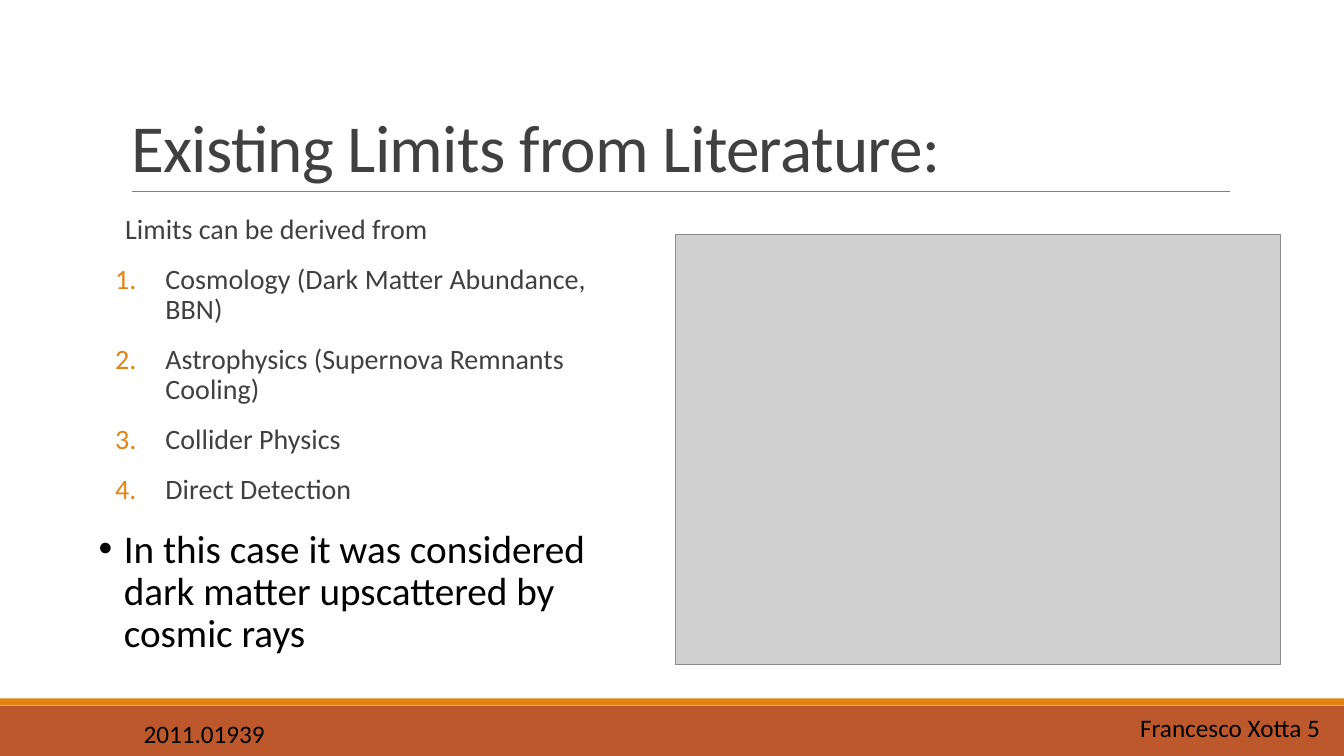
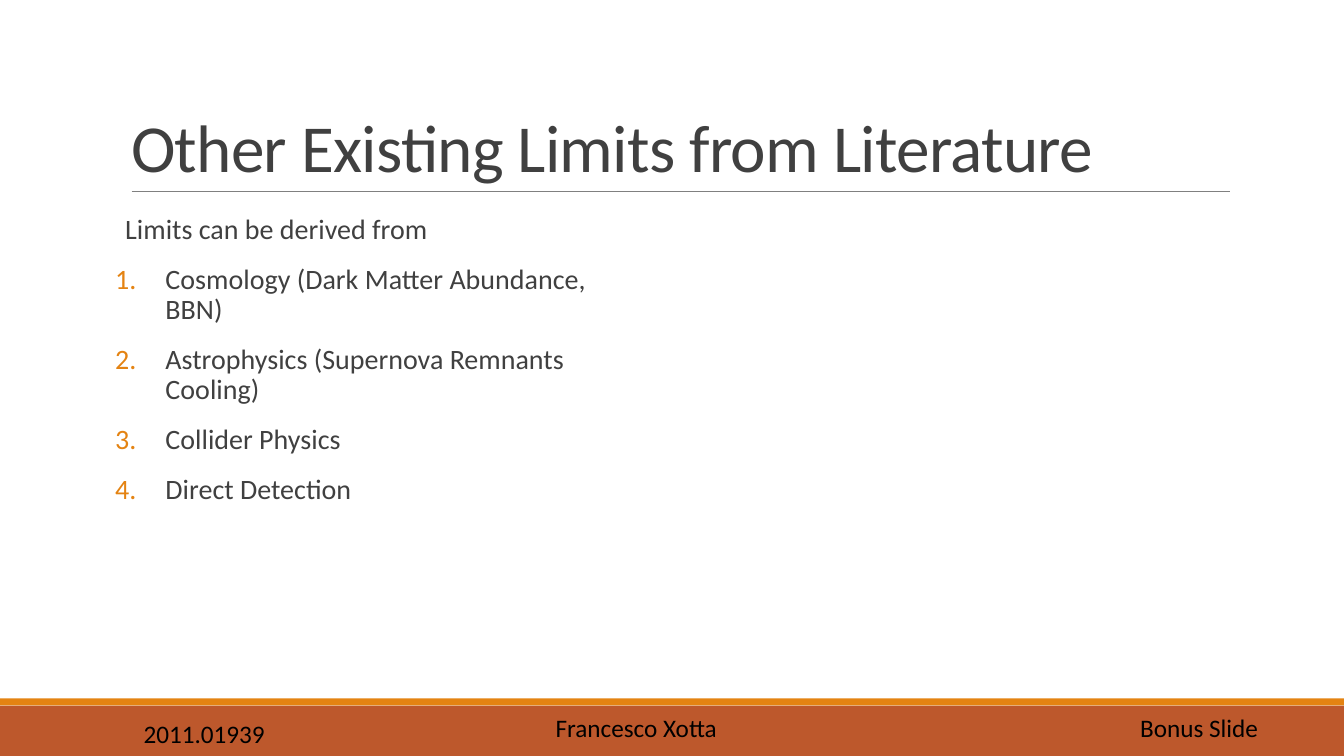
Before and after one commit to X0774/SimulationofGCE, a slide deck: slide 14 of Presentation.pptm (slide 5 before the commit). Drawn at 1344x756 pixels with LibreOffice and Linux fonts; fonts in the diff are those of the drawing; grey boxes stand for pictures. Boxes give left, top, right and bottom in pixels: in the first picture for what was removed or moved away, otherwise in the second. Text is boxed around its words. In the diff, an @@ line names an element or a change of style, - is before the commit and + after.

```diff
--- a/Presentation.pptm
+++ b/Presentation.pptm
@@ title at [131,125,1093,184]: text changed @@
-Existing Limits from Literature:
+Other Existing Limits from Literature
@@ picture removed at [676,235,1280,664] @@
@@ text removed at [124,535,585,654] @@
-• In this case it was considered dark matter upscattered by cosmic rays
@@ text at [1140,719,1258,737]: text changed @@
-Francesco Xotta 5
+Bonus Slide
@@ text added at [556,721,717,737], 18 pt, text #000000 @@
+Francesco Xotta
```
Also in this commit, not shown: 11 other slides changed, 1 slide added.
